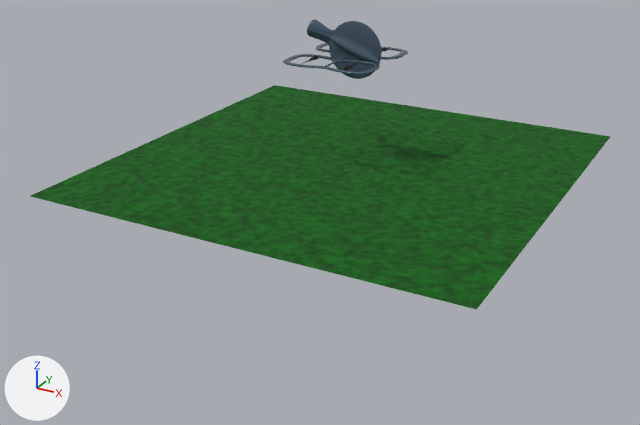
Before and after pictures for a commit that changed the Blender file blends/drone2_images.blend.
Rendered twice from a 50 mm lens placed at (0.315, -0.617, 0.168), pointed at (-0.006, -0.033, -0.124). Arrows for +X, +Y and +Z are at lower left; the lights stay in place.

The older version as bpy lines, for what is in view:
```python
me_plane = bpy.data.meshes.new('Plane')
me_plane.from_pydata(...)  # 24 vertices, 12 faces; spans x -0.0381..0.0, y 0.0059..0.0439, z -0.0002..0.0
me_plane.polygons.foreach_set('use_smooth', [True] * 12)
me_plane.materials.append(mat_base)  # dark blue #506375
me_plane_005 = bpy.data.meshes.new('Plane.005')
me_plane_005.from_pydata([(-1.0, -1.0, 0.0), (1.0, -1.0, 0.0), (-1.0, 1.0, 0.0), (1.0, 1.0, 0.0)], [], [(0, 1, 3, 2)])
me_plane_005.materials.append(mat_material_001)
me_sphere = bpy.data.meshes.new('Sphere')
me_sphere.from_pydata(...)  # 642 vertices, 672 faces; spans x -0.0355..0.0304, y -0.0071..0.007, z -0.0178..0.0282
me_sphere.polygons.foreach_set('use_smooth', [True] * 672)
me_sphere.materials.append(mat_base)  # dark blue #506375
ob_gun = bpy.data.objects.new('gun', me_sphere)
ob_gun.location = (0.0, 0.0, 0.0)
_m = ob_gun.modifiers.new('Subdivision', 'SUBSURF')
_m.levels = 2
ob_plane = bpy.data.objects.new('Plane', me_plane)
ob_plane.location = (0.0, 0.0001, 0.0)
_m = ob_plane.modifiers.new('Mirror', 'MIRROR')
_m.use_clip = True
_m = ob_plane.modifiers.new('Mirror.001', 'MIRROR')
_m.use_axis = (False, True, False)
_m.use_clip = True
_m = ob_plane.modifiers.new('Solidify', 'SOLIDIFY')
_m.thickness = 0.002
_m = ob_plane.modifiers.new('Subdivision', 'SUBSURF')
_m.levels = 4
_m.render_levels = 4
ob_plane_001 = bpy.data.objects.new('Plane.001', me_plane_005)
ob_plane_001.location = (0.0, 0.0, -0.0911)
ob_plane_001.scale = (0.178, 0.178, 0.178)
```
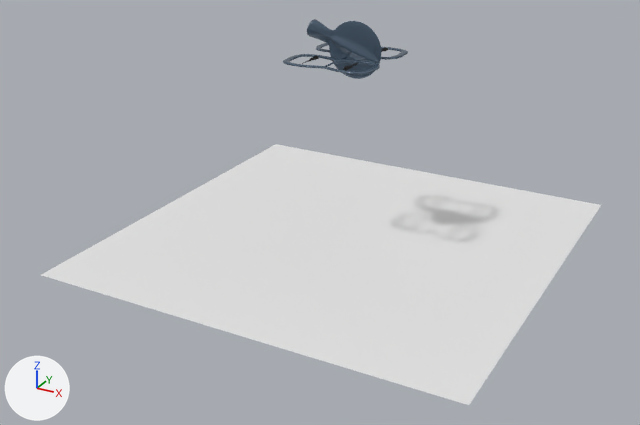
Edits to the bpy script that builds the scene:
```text
Add mat_material:
    mat_material = principled_material('Material')
    mat_material.base_color = (0.8, 0.8, 0.8)  # white #e7e7e7
Change me_plane_005:
    where me_plane_005.from_pydata(...)  # 4 vertices, 1 face; spans x -1.0..1.0, y -1.0..1.0, z 0.0
    remove me_plane_005.materials.append(mat_material_001)
    add me_plane_005.materials.append(mat_material)  # white #e7e7e7
Change ob_plane_001:
    ob_plane_001.location: (0.0, 0.0, -0.0911) -> (0.0, 0.0, -0.1583)
```

Location of each change, [x1, y1, x2, y2] in pixels of the pictures (640 x 425 px):
'Plane.001', recoloured, moved
    before: [30, 85, 611, 310]
    after: [41, 144, 601, 405]
